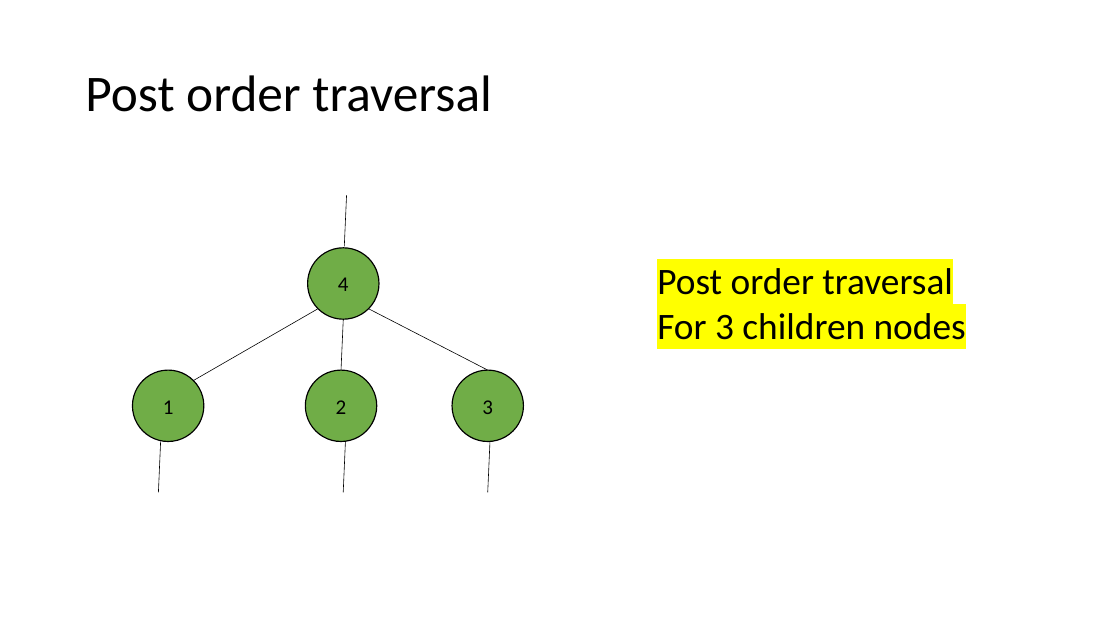
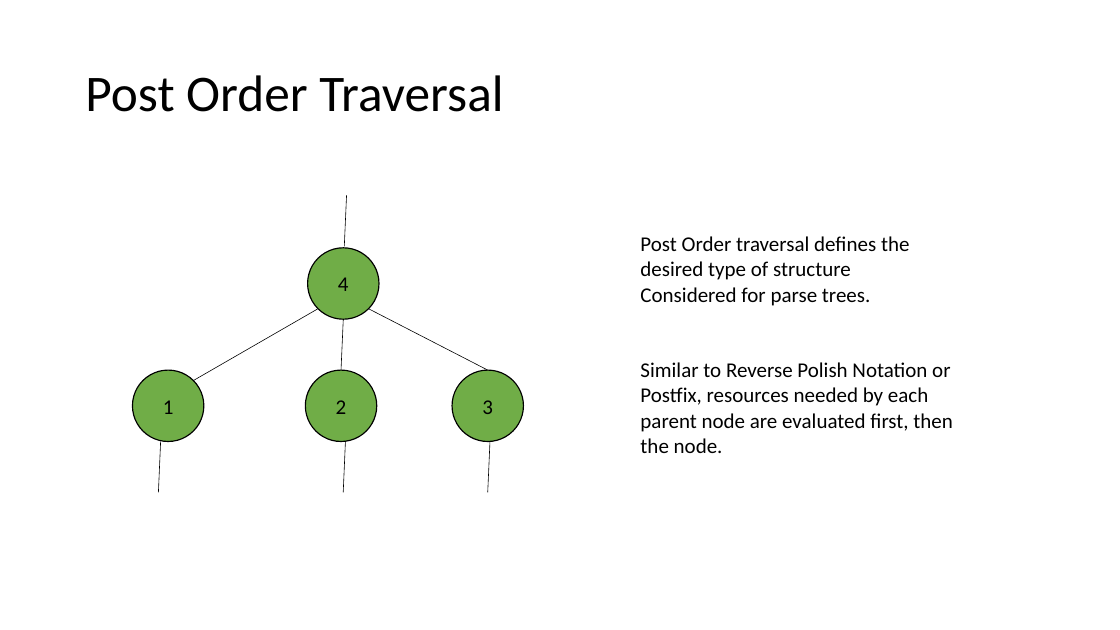
Before and after one commit to siero/CSE110A-W26, a slide deck: slide 55 of PDFS/C110-07A-CFG-Ambig-rev3.pptx (slide 54 before the commit). Drawn at 1120x630 pixels with LibreOffice and Linux fonts; fonts in the diff are those of the drawing. Boxes give left, top, right and bottom in pixels: in the first picture for what was removed or moved away, otherwise in the second. Text is boxed around its words. In the diff, an @@ line names an element or a change of style, - is before the commit and + after.

```diff
--- a/PDFS/C110-07A-CFG-Ambig-rev3.pptx
+++ b/PDFS/C110-07A-CFG-Ambig-rev3.pptx
@@ title at [85, 75, 503, 112]: text changed @@
-Post order traversal
+Post Order Traversal
@@ text added at [640, 236, 953, 453], 18 pt, text #000000 @@
+Post Order traversal defines the
+desired type of structure
+Considered for parse trees.
+Similar to Reverse Polish Notation or Postfix, resources needed by each parent node are evaluated first, then the node.
@@ text removed at [657, 268, 966, 340] @@
-Post order traversal
-For 3 children nodes
```
Also in this commit, not shown: 13 other slides changed, 2 slides added, 7 slides removed, 1 other file.
